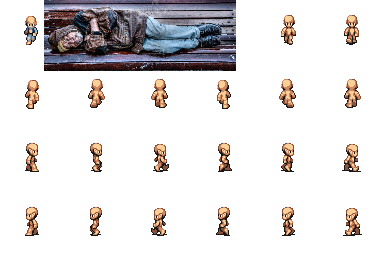
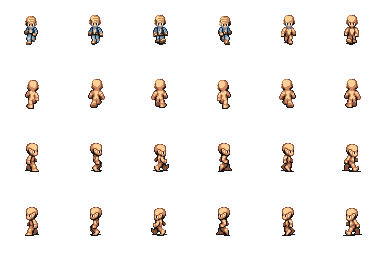
Layers edited between the first and the second 384×256 image:
hid "cropped-homeless-senior-man-sleeping-park-bench-sleeps-montreal-qc-canada-homel…" over (x1=44, y1=0, x2=236, y2=71)
"Layer 2": opacity 74% → 100%, moved it above "Layer 4", painted on it over (x1=27, y1=22, x2=293, y2=31)
painted on "Layer 4" over (x1=26, y1=27, x2=231, y2=34)
painted on "Layer 3" over (x1=31, y1=34, x2=230, y2=43)
painted on "Layer 1" over (x1=25, y1=16, x2=231, y2=45)
